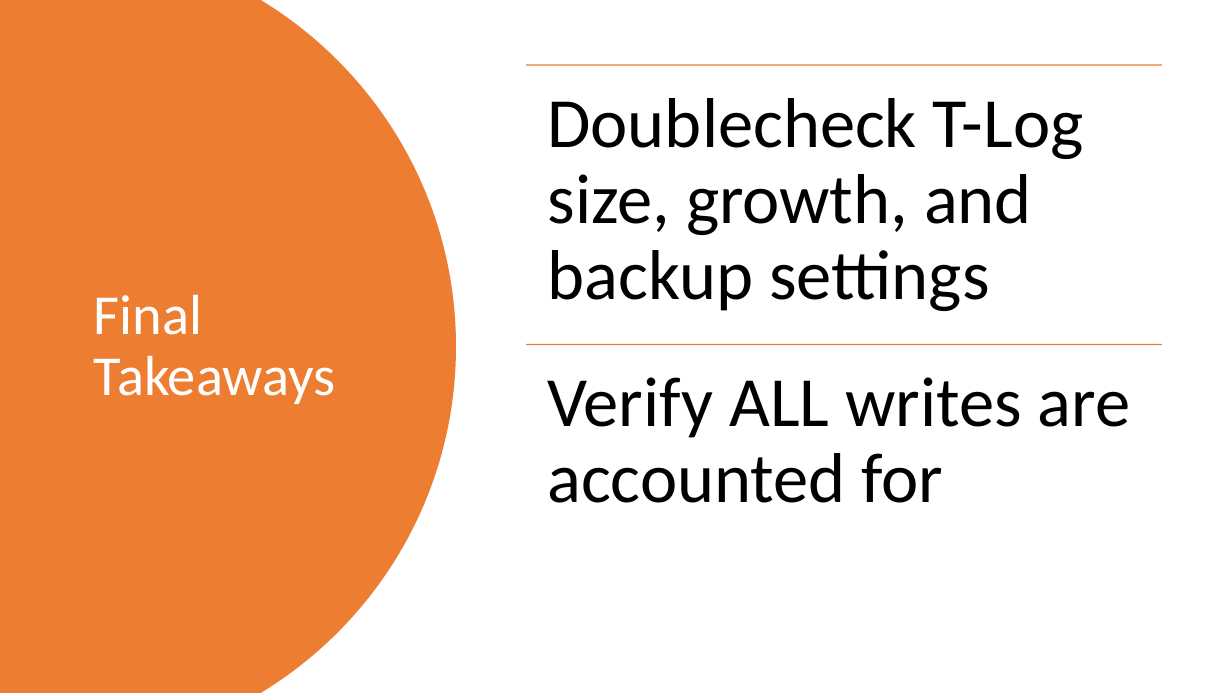
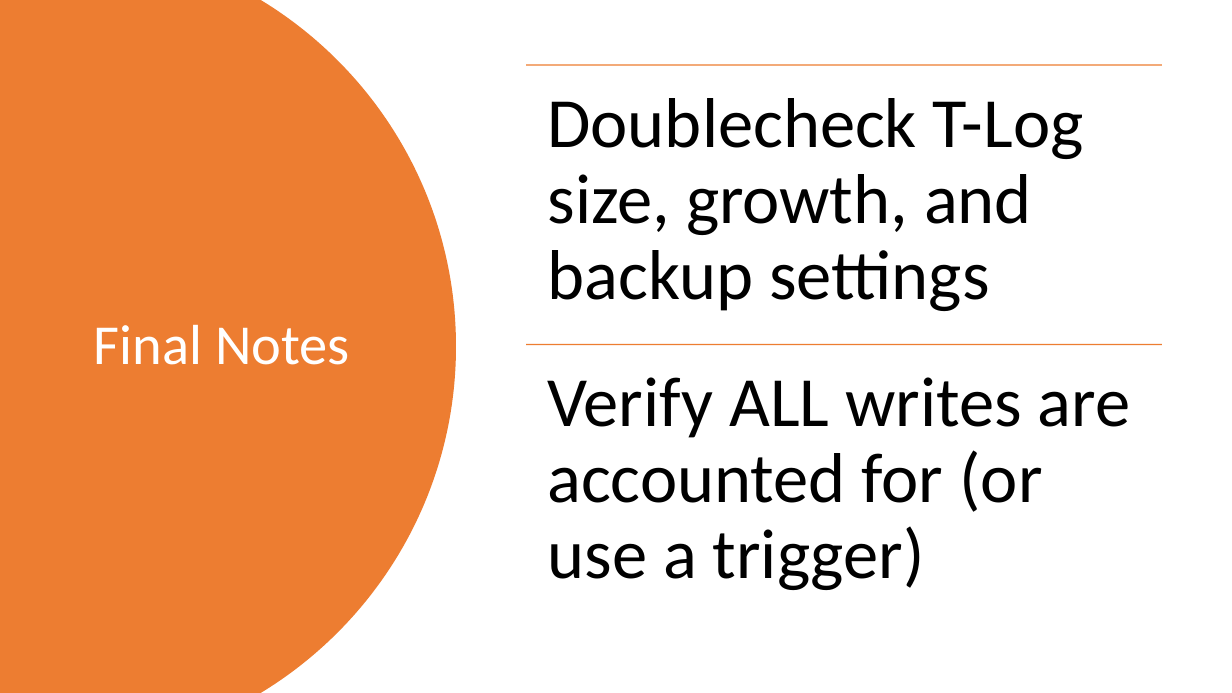
Before and after one commit to matt-gantz/online-migrations-demo, a slide deck: slide 9 of Zero-Downtime Data and Schema Migrations.pptx. Drawn at 1232x693 pixels with LibreOffice and Linux fonts; fonts in the diff are those of the drawing. Boxes give left, top, right and bottom in pixels: in the first picture for what was removed or moved away, otherwise in the second. Text is boxed around its words. In the diff, an @@ line names an element or a change of style, - is before the commit and + after.

```diff
--- a/Zero-Downtime Data and Schema Migrations.pptx
+++ b/Zero-Downtime Data and Schema Migrations.pptx
@@ title at (94, 324, 350, 365): text changed @@
-Final Takeaways
+Final Notes
@@ text at (547, 377, 1131, 590): text changed @@
-Verify ALL writes are accounted for
+Verify ALL writes are accounted for (or use a trigger)
```
Also in this commit, not shown: 2 other slides changed, 1 other file.
